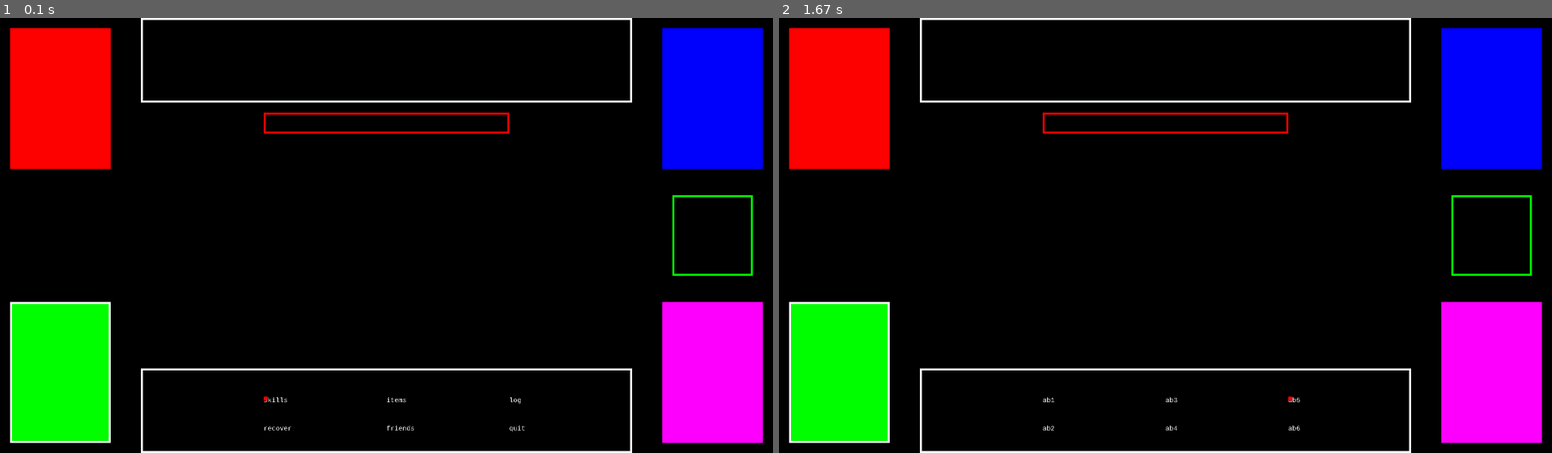
Above: before the commit, frames 1-2 (left to right).
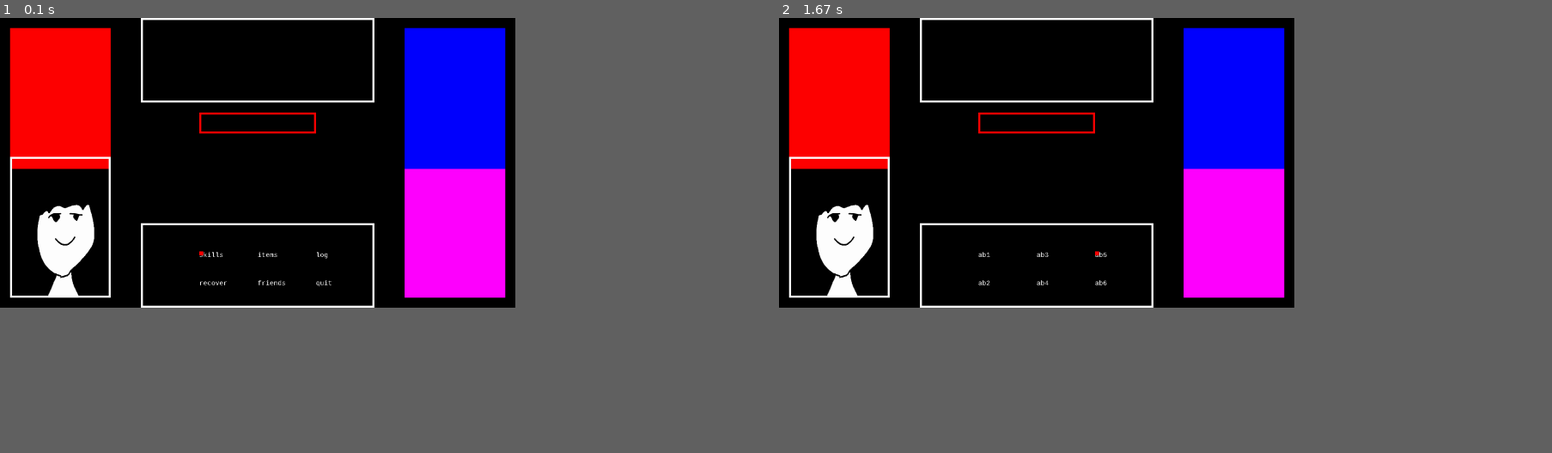
Above: after the commit, the same moments.

Repository: TheDarkOfSOOS/Project-OMONA
Game: pygame game, started from round.py
The game is run twice, just before and just after one commit, with the same random seed, the same clock (stepped at 60 frames per second) and the same inputs.
Inputs:
- Up to frame 1 (0.1 s): no input
- Up to frame 2 (1.67 s): tap Enter at 0.33 s; hold Right 0.67-1.13 s; hold Right from 1.5 s (still down)
In our replay, the window is 900x506 before the commit and 600x337 after it. These sizes can differ from the game's own. Grey fills any space a smaller window leaves; there, only what the larger window draws over its background counts as a difference.

The runs differ from the first frame. In frame 1, 25% of the frame differs, in the area x 1-99%, y 0-100%; in frame 2, 25%.

Commit message:
Spostamento delle classi e aggiornamento data.py

Diff:
--- a/data.py
+++ b/data.py
@@ -2,12 +2,37 @@
 from pygame.locals import *
 
 
-#WIDTH, HEIGHT = 1280, 720
-#WIN = pygame.display.set_mode((WIDTH, HEIGHT))
+WIDTH, HEIGHT = 1280, 720
+WIN = pygame.display.set_mode((WIDTH, HEIGHT))
 
-WIDTH, HEIGHT = 1920, 1080
-WIN = pygame.display.set_mode((WIDTH, HEIGHT), pygame.FULLSCREEN)
+# WIDTH, HEIGHT = 1920, 1080
+# WIN = pygame.display.set_mode((WIDTH, HEIGHT), pygame.FULLSCREEN)
 
 FPS = 30
 
 X, Y = 0, 1
+
+CHARA_WIDTH = 250
+CHARA_HEIGHT = 350
+
+SPACING = 25
+
+BOX_WIDTH = WIDTH-(CHARA_WIDTH*2)-(SPACING*8)
+BOX_HEIGHT = (CHARA_HEIGHT/5)*3
+BOX_BORDER = 5
+BOX_HORIZONTAL_SPACING = CHARA_WIDTH+(SPACING*4)
+
+ENEMY_HEALTH_BAR_WIDTH = BOX_WIDTH/2
+ENEMY_HEALTH_BAR_HEIGHT = BOX_HEIGHT/4
+
+ULTIMATE_BOX_WIDTH = CHARA_WIDTH-(SPACING*2)
+ULTIMATE_BOX_HEIGTH = CHARA_WIDTH-(SPACING*2)
+
+BOX_LEFT_UP = ( BOX_HORIZONTAL_SPACING+(BOX_WIDTH/4)*1, (BOX_HEIGHT/3)*1+(HEIGHT-BOX_HEIGHT) )
+BOX_LEFT_DOWN = ( BOX_HORIZONTAL_SPACING+(BOX_WIDTH/4)*1, (BOX_HEIGHT/3)*2+(HEIGHT-BOX_HEIGHT) )
+BOX_CENTER_UP = ( BOX_HORIZONTAL_SPACING+(BOX_WIDTH/4)*2, (BOX_HEIGHT/3)*1+(HEIGHT-BOX_HEIGHT) )
+BOX_CENTER_DOWN = ( BOX_HORIZONTAL_SPACING+(BOX_WIDTH/4)*2, (BOX_HEIGHT/3)*2+(HEIGHT-BOX_HEIGHT) )
+BOX_RIGHT_UP = ( BOX_HORIZONTAL_SPACING+(BOX_WIDTH/4)*3, (BOX_HEIGHT/3)*1+(HEIGHT-BOX_HEIGHT) )
+BOX_RIGHT_DOWN = ( BOX_HORIZONTAL_SPACING+(BOX_WIDTH/4)*3, (BOX_HEIGHT/3)*2+(HEIGHT-BOX_HEIGHT) )
+
+CHOICE_LOCATIONS = [[BOX_LEFT_UP,BOX_CENTER_UP,BOX_RIGHT_UP],[BOX_LEFT_DOWN,BOX_CENTER_DOWN,BOX_RIGHT_DOWN]]
--- a/drawer.py
+++ b/drawer.py
@@ -4,36 +4,9 @@
 from data import *
 import turn
 
-import classes.youssef_class as youssef
-
+from youssef_class import y
 
 # Drawer serve per disegnare ogni contenuto visibile
-
-
-CHARA_WIDTH = 250
-CHARA_HEIGHT = 350
-
-SPACING = 25
-
-BOX_WIDTH = WIDTH-(CHARA_WIDTH*2)-(SPACING*8)
-BOX_HEIGHT = (CHARA_HEIGHT/5)*3
-BOX_BORDER = 5
-BOX_HORIZONTAL_SPACING = CHARA_WIDTH+(SPACING*4)
-
-ENEMY_HEALTH_BAR_WIDTH = BOX_WIDTH/2
-ENEMY_HEALTH_BAR_HEIGHT = BOX_HEIGHT/4
-
-ULTIMATE_BOX_WIDTH = CHARA_WIDTH-(SPACING*2)
-ULTIMATE_BOX_HEIGTH = CHARA_WIDTH-(SPACING*2)
-
-BOX_LEFT_UP = ( BOX_HORIZONTAL_SPACING+(BOX_WIDTH/4)*1, (BOX_HEIGHT/3)*1+(HEIGHT-BOX_HEIGHT) )
-BOX_LEFT_DOWN = ( BOX_HORIZONTAL_SPACING+(BOX_WIDTH/4)*1, (BOX_HEIGHT/3)*2+(HEIGHT-BOX_HEIGHT) )
-BOX_CENTER_UP = ( BOX_HORIZONTAL_SPACING+(BOX_WIDTH/4)*2, (BOX_HEIGHT/3)*1+(HEIGHT-BOX_HEIGHT) )
-BOX_CENTER_DOWN = ( BOX_HORIZONTAL_SPACING+(BOX_WIDTH/4)*2, (BOX_HEIGHT/3)*2+(HEIGHT-BOX_HEIGHT) )
-BOX_RIGHT_UP = ( BOX_HORIZONTAL_SPACING+(BOX_WIDTH/4)*3, (BOX_HEIGHT/3)*1+(HEIGHT-BOX_HEIGHT) )
-BOX_RIGHT_DOWN = ( BOX_HORIZONTAL_SPACING+(BOX_WIDTH/4)*3, (BOX_HEIGHT/3)*2+(HEIGHT-BOX_HEIGHT) )
-
-CHOICE_LOCATIONS = [[BOX_LEFT_UP,BOX_CENTER_UP,BOX_RIGHT_UP],[BOX_LEFT_DOWN,BOX_CENTER_DOWN,BOX_RIGHT_DOWN]]
 
 def bg():
     WIN.fill((0,0,0))
@@ -55,7 +28,8 @@
 # DA MIGLIORARE
 def characters():
     #Disegno Youssef
-    pygame.draw.rect(WIN, (0,255,0), pygame.Rect( SPACING, HEIGHT-CHARA_HEIGHT-SPACING, CHARA_WIDTH, CHARA_HEIGHT ))
+    # pygame.draw.rect(WIN, (0,255,0), pygame.Rect( SPACING, HEIGHT-CHARA_HEIGHT-SPACING, CHARA_WIDTH, CHARA_HEIGHT ))
+    WIN.blit(y.img,(SPACING,HEIGHT-CHARA_HEIGHT-SPACING))
     #Disegno Piergiorgio
     pygame.draw.rect(WIN, (255,0,0), pygame.Rect( SPACING, SPACING, CHARA_WIDTH, CHARA_HEIGHT ))
     #Disegno Raul
--- a/round.py
+++ b/round.py
@@ -3,10 +3,10 @@
 
 import turn
 import drawer as dw
-import classes.youssef_class as youssef
-import classes.pier_class as pier
-import classes.raul_class as raul
-import classes.fabiano_class as fabiano
+import youssef_class as youssef
+import pier_class as pier
+import raul_class as raul
+import fabiano_class as fabiano
 
 from data import *
 
--- a/turn.py
+++ b/turn.py
@@ -2,10 +2,10 @@
 from pygame.locals import *
 
 import drawer as dw
-import classes.youssef_class as youssef
-import classes.pier_class as pier
-import classes.raul_class as raul
-import classes.fabiano_class as fabiano
+import youssef_class as youssef
+import pier_class as pier
+import raul_class as raul
+import fabiano_class as fabiano
 
 # Turn contiene invece le azioni che un personaggio puo' fare in un turno
 
--- a/classes/youssef_class.py
+++ b/youssef_class.py
@@ -1,4 +1,6 @@
 import pygame
+
+from data import *
 
 pygame.init()
 
@@ -12,6 +14,8 @@
 
 class Youssef():
     def __init__(self,):
+
+        self.img = pygame.transform.scale(pygame.image.load("img/chara_neutral.png"),(CHARA_WIDTH,CHARA_HEIGHT))
 
         # STATISTICHE
         self.hp = 432 # Variabile per i punti vita
@@ -31,3 +35,6 @@
         self.skill_atk = 10
         temp = 131
         self.vel = 999
+
+
+y = Youssef()
Renamed: classes/fabiano_class.py -> fabiano_class.py
Renamed: classes/pier_class.py -> pier_class.py
Renamed: classes/raul_class.py -> raul_class.py
